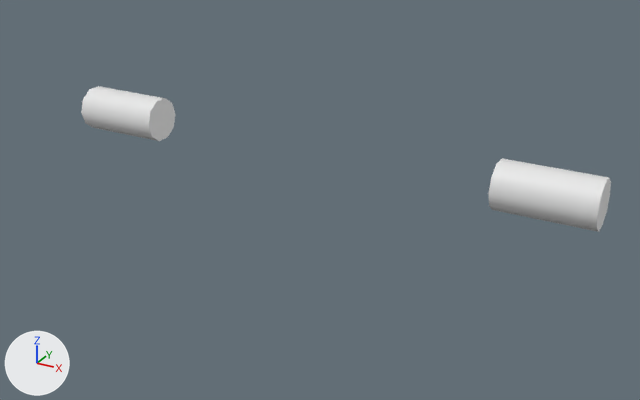
The OBJ model parts/meshes/b_bars_trim.obj, before and after one commit.
One viewpoint serves both versions: a 50 mm lens placed at (0.686, -1.226, 0.702), pointed at (0.057, -0.082, 0.129). The axes (+X, +Y, +Z) are drawn at lower left. The lights are the same throughout. The picture after the commit comes second. Where no turn or scale is listed for an object, it has been applied to the vertices. Vertices at exactly the same position are counted once.

The older version as bpy lines, for what is in view:
```python
me_b_bars_trim = bpy.data.meshes.new('b_bars_trim')
me_b_bars_trim.from_pydata(...)  # 40 vertices, 72 faces; spans x -0.48..0.48, y -0.04..0.04, z 0.142..0.218
# before: 0 (-0.32, 0.032, 0.156) at pixel (173, 126), 1 (-0.32, 0.012, 0.142) at pixel (167, 137), 2 (-0.48, 0.032, 0.156), 3 (-0.48, 0.012, 0.142), 4 (-0.32, -0.012, 0.142) at pixel (159, 141)
# before: 5 (-0.48, 0.04, 0.18), 6 (-0.48, 0.032, 0.204), 7 (-0.32, 0.04, 0.18) at pixel (175, 113), 8 (-0.32, 0.032, 0.204) at pixel (172, 102), 9 (-0.48, 0.012, 0.218) at pixel (98, 86)
# before: 10 (-0.48, -0.012, 0.142) at pixel (93, 127), 11 (-0.32, 0.012, 0.218) at pixel (164, 98), 12 (-0.32, -0.032, 0.156) at pixel (152, 136), 13 (-0.48, -0.032, 0.156) at pixel (85, 123), 14 (-0.48, -0.012, 0.218) at pixel (89, 89)
# before: 15 (-0.32, -0.012, 0.218) at pixel (156, 101), 16 (-0.32, -0.04, 0.18) at pixel (148, 125), 17 (-0.48, -0.04, 0.18) at pixel (81, 112)
# before: 20 (0.48, 0.032, 0.156) at pixel (606, 211), 21 (0.48, 0.012, 0.142) at pixel (602, 225), 22 (0.32, 0.032, 0.156), 23 (0.32, 0.012, 0.142), 24 (0.48, -0.012, 0.142) at pixel (598, 231)
# before: 25 (0.32, 0.032, 0.204), 26 (0.32, 0.04, 0.18), 27 (0.48, 0.032, 0.204) at pixel (610, 182), 28 (0.48, 0.04, 0.18) at pixel (610, 195), 29 (0.32, 0.012, 0.218) at pixel (501, 158)
# before: 30 (0.32, -0.012, 0.142) at pixel (492, 209), 31 (0.48, 0.012, 0.218) at pixel (609, 177), 32 (0.48, -0.032, 0.156) at pixel (596, 227), 33 (0.32, -0.032, 0.156) at pixel (489, 205), 34 (0.32, -0.012, 0.218) at pixel (496, 163)
# before: 35 (0.48, -0.012, 0.218) at pixel (605, 183), 36 (0.48, -0.04, 0.18) at pixel (597, 214), 37 (0.32, -0.04, 0.18) at pixel (488, 193)
ob_b_bars_trim = bpy.data.objects.new('b_bars_trim', me_b_bars_trim)
ob_b_bars_trim.location = (0.0, 0.0, 0.0)
```
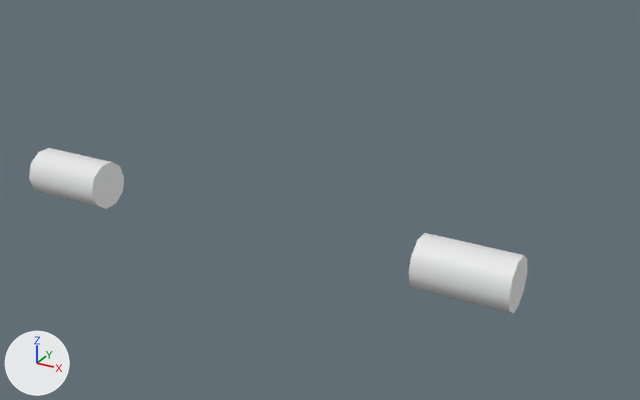
What differs and where, as boxes [x1, y1, x2, y2] in the pictures (640 x 400 px; the box of a moved part takes in the faces that stretch with it):
'b_bars_trim', reshaped (6% narrower, 14% taller): before [81, 86, 611, 232]; after [29, 148, 527, 314]
part 1 of me_b_bars_trim, moved or reshaped: before [81, 86, 175, 141]; after [29, 148, 124, 209]
part 2 of me_b_bars_trim, moved or reshaped: before [489, 158, 611, 232]; after [409, 233, 527, 314]

The edits, one by one:
me_b_bars_trim is used by ob_b_bars_trim; location (0.0, 0.0, 0.0).
me_b_bars_trim had 40 vertices, 72 faces and spanned x -0.48..0.48, y -0.04..0.04, z 0.142..0.218.
me_b_bars_trim now has 40 vertices, 72 faces and spans x -0.42..0.42, y -0.24..-0.16, z 0.092..0.168.
Part 1, on me_b_bars_trim:
Vertices 0, 1, 4, 7, 8, 11, 12, 15, 16 of me_b_bars_trim move by (0.04, -0.2, -0.05).
Vertices 2, 3, 5, 6, 9, 10, 13, 14, 17 of me_b_bars_trim move by (0.06, -0.2, -0.05).
Vertex 18 of me_b_bars_trim moves from (-0.32, -0.032, 0.204) at pixel (150, 112) to (-0.42, -0.232, 0.154) at pixel (30, 163).
Vertex 19 of me_b_bars_trim moves from (-0.48, -0.032, 0.204) at pixel (82, 99) to (-0.28, -0.232, 0.154) at pixel (93, 179).
Part 2, on me_b_bars_trim:
Vertices 20, 21, 24, 27, 28, 31, 32, 35, 36 of me_b_bars_trim move by (-0.06, -0.2, -0.05).
Vertices 22, 23, 25, 26, 29, 30, 33, 34, 37 of me_b_bars_trim move by (-0.04, -0.2, -0.05).
Vertex 38 of me_b_bars_trim moves from (0.48, -0.032, 0.204) at pixel (600, 197) to (0.28, -0.232, 0.154) at pixel (411, 255).
Vertex 39 of me_b_bars_trim moves from (0.32, -0.032, 0.204) at pixel (491, 176) to (0.42, -0.232, 0.154) at pixel (512, 279).
